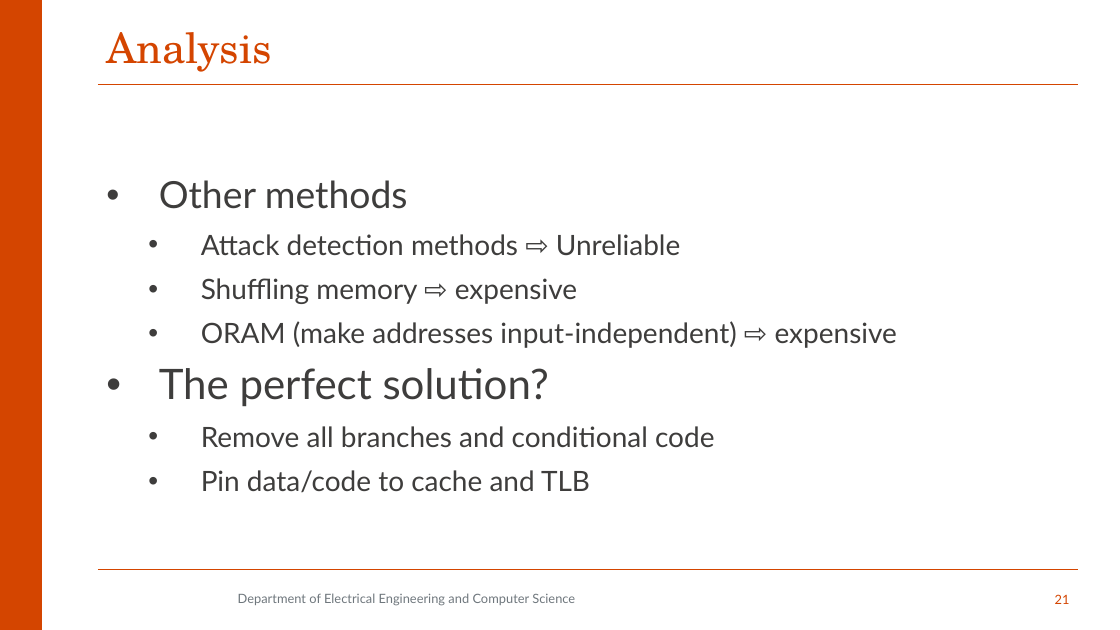
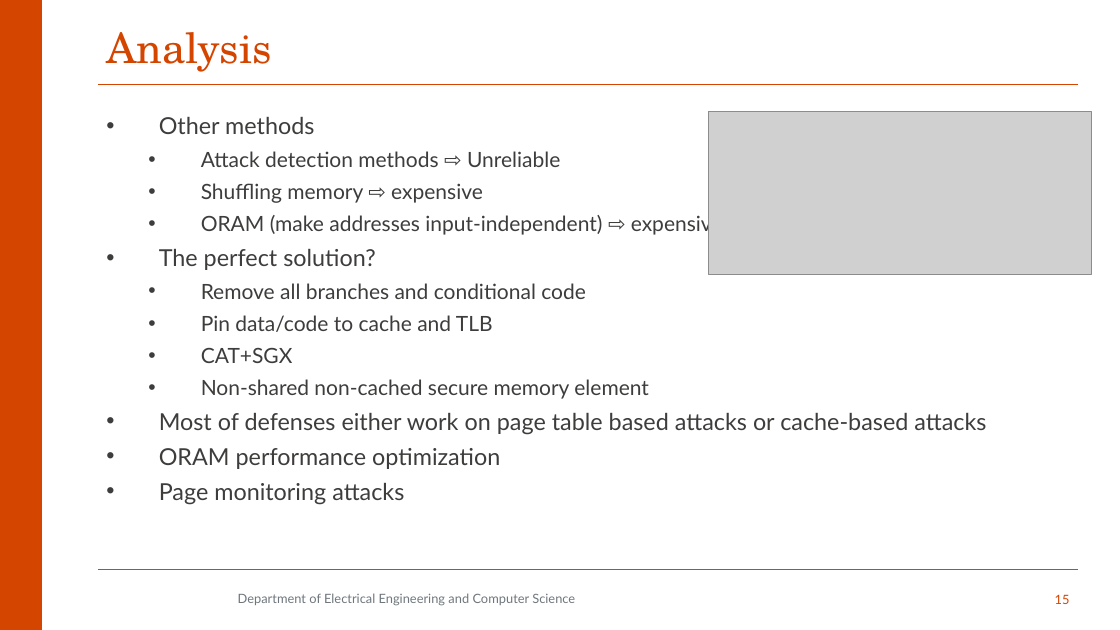
Before and after one commit to aminfallahi/A-Survey-on-SGX-Enclave-Privileged-Side-Channel-Attacks, a slide deck: slide 15 of Presentation/qe2.pptx (slide 21 before the commit). Drawn at 1120x630 pixels with LibreOffice and Linux fonts; fonts in the diff are those of the drawing; grey boxes stand for pictures; background and template pictures are left out. Boxes give left, top, right and bottom in pixels: in the first picture for what was removed or moved away, otherwise in the second. Text is boxed around its words. In the diff, an @@ line names an element or a change of style, - is before the commit and + after.

```diff
--- a/Presentation/qe2.pptx
+++ b/Presentation/qe2.pptx
@@ text "Other methods": place and size @@
-text "Other methods" at [159, 180, 897, 492]
+text "Other methods" at [159, 117, 986, 435]
@@ text at [159, 117, 723, 332]: size 32 to 20 pt in "Other methods"; size 24 to 18 pt in "Attack detection methods ⇨ Unreliable", "Shuffling memory ⇨ expensive", "ORAM (make addresses input-independent) ⇨ expensive", "Remove all branches and conditional code" and 1 more places; size 36 to 20 pt in "The perfect solution?"; line spacing 0.9 to 1; less space between paragraphs @@
@@ picture added at [709, 112, 1091, 275] @@
@@ text at [159, 348, 986, 435]: paragraphs added @@
+  • CAT+SGX
+  • Non-shared non-cached secure memory element
+• Most of defenses either work on page table based attacks or cache-based attacks
+• ORAM performance optimization
+• Page monitoring attacks
@@ page number at [1055, 594, 1070, 604]: text changed @@
-21
+15
```
Also in this commit, not shown: 8 other slides changed, 4 slides added, 7 slides removed, 1 other file.
